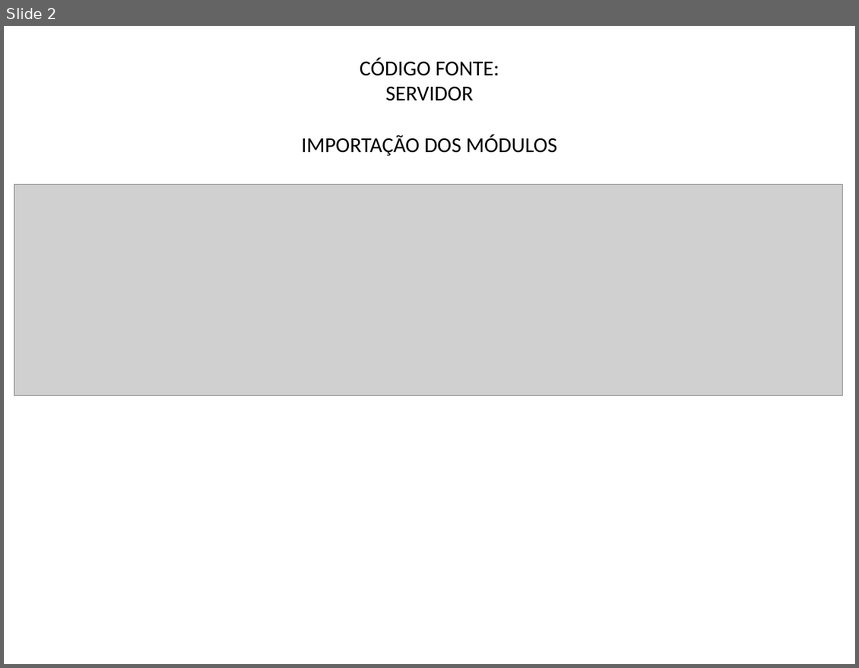
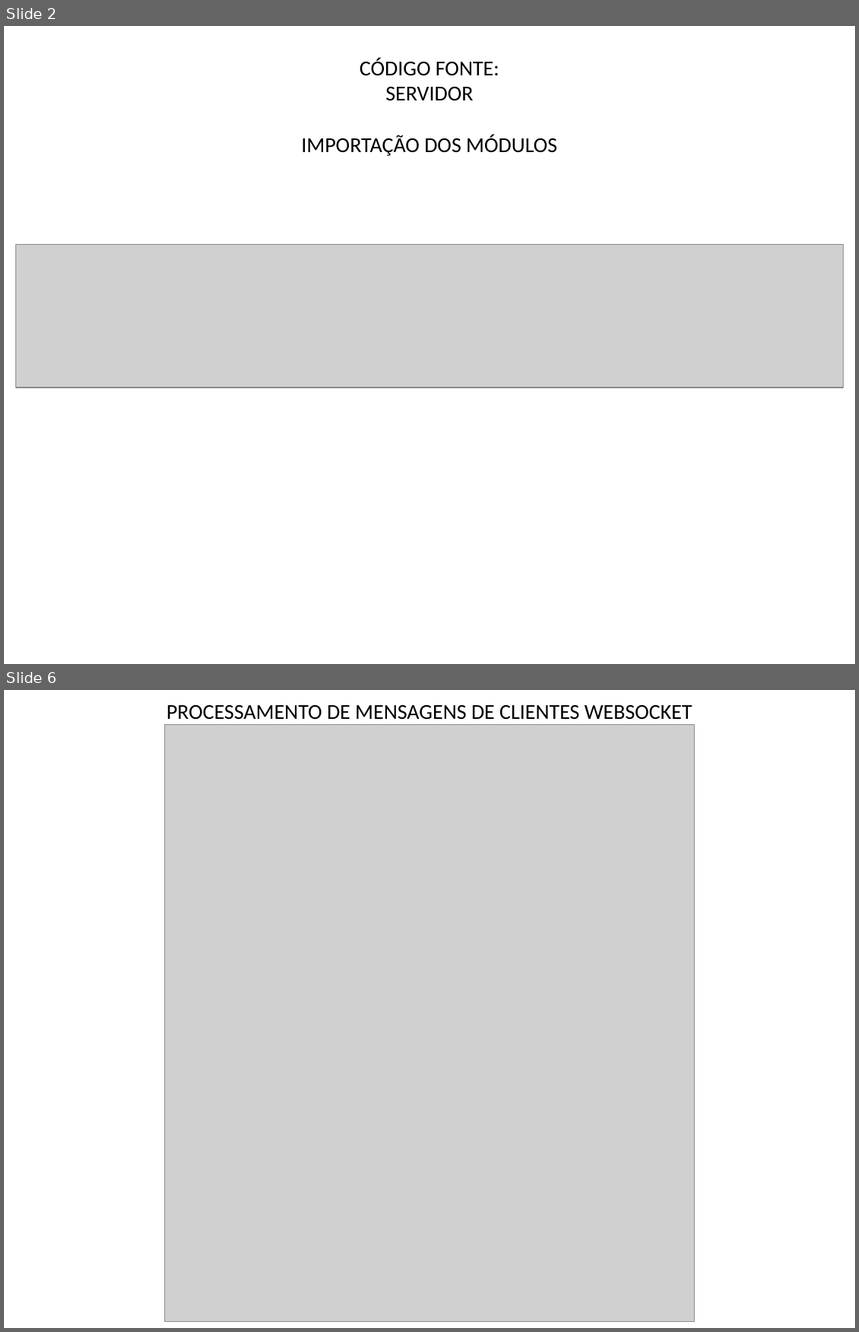
Before and after one commit to Wagner-Amadeus/DSD_websocket, a slide deck: WebSocket_Sis.Academico.pptx. Shown one above the other, each under a label of ours: slide 2 before the commit, slides 2 and 6 after it; the slides between them are not shown. The pictures are 859x668 and 859x1332 pixels, drawn with LibreOffice and Linux fonts; fonts in the diff are those of the drawing; grey boxes stand for pictures. Boxes give left, top, right and bottom in pixels: in the first picture for what was removed or moved away, otherwise in the second. Text is boxed around its words. In the diff, an @@ line names an element or a change of style, - is before the commit and + after.

```diff
--- a/WebSocket_Sis.Academico.pptx
+++ b/WebSocket_Sis.Academico.pptx
@@ slide 6 added at box(4, 690, 855, 1328), background #FFFFFF @@
@@ text added at box(167, 705, 693, 720), 18 pt, text #000000 @@
+PROCESSAMENTO DE MENSAGENS DE CLIENTES WEBSOCKET
@@ picture added at box(165, 725, 694, 1322) @@
@@ slide 2 changed as well @@
@@ picture: place and size @@
-picture at box(14, 184, 842, 396)
+picture at box(16, 245, 843, 388)
```
Also in this commit, not shown: 2 other slides changed, 6 other slides added, 2 other files.
